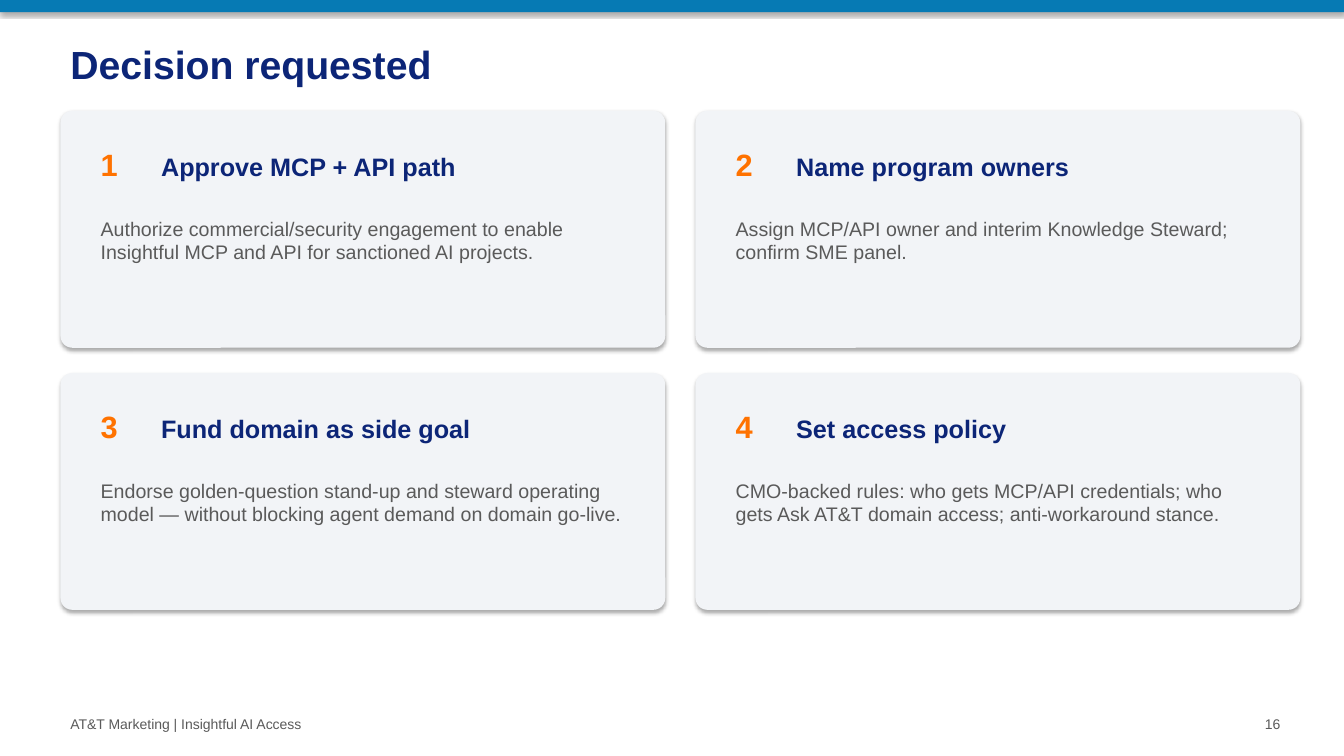
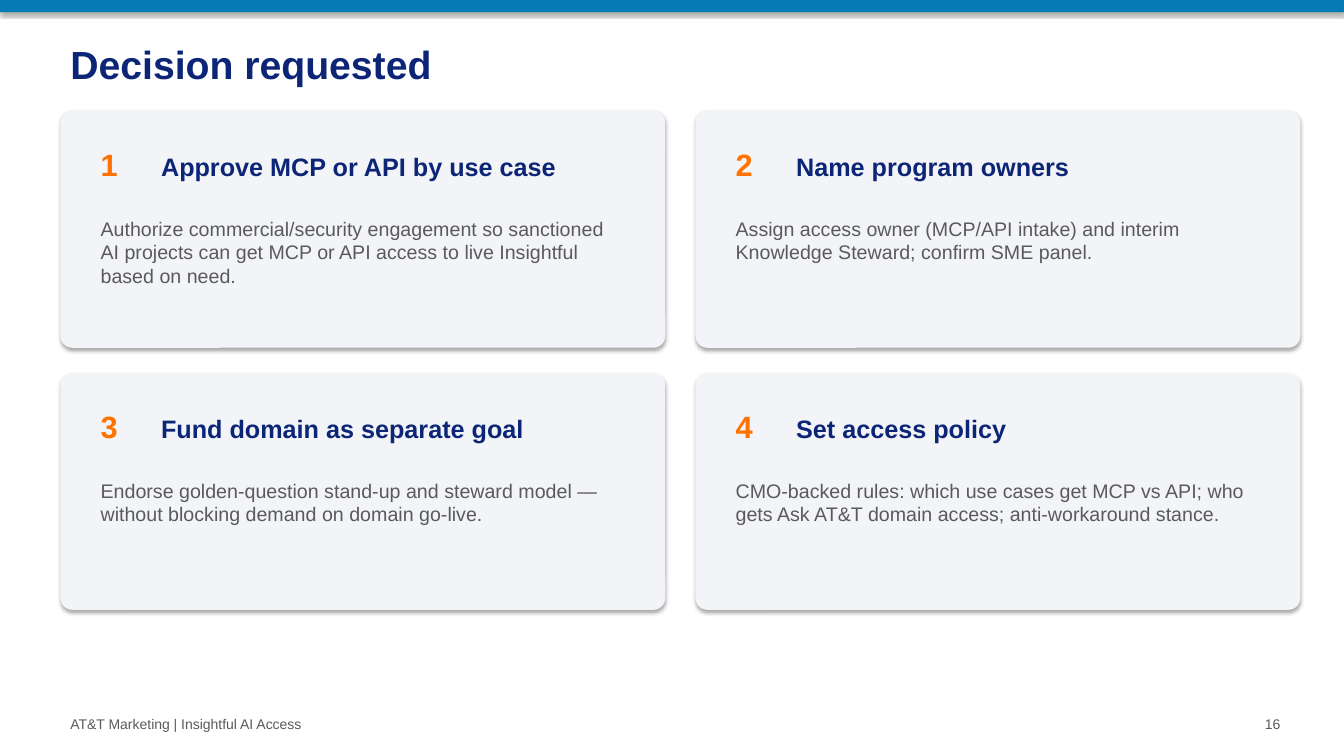
Before and after one commit to ChristophToth/ai-data-science-team, a slide deck: slide 16 of presentations/cmo-insightful-ai-access/CMO_Insightful_AI_Access_Recommendation.pptx. Drawn at 1344x756 pixels with LibreOffice and Linux fonts; fonts in the diff are those of the drawing. Boxes give left, top, right and bottom in pixels: in the first picture for what was removed or moved away, otherwise in the second. Text is boxed around its words. In the diff, an @@ line names an element or a change of style, - is before the commit and + after.

```diff
--- a/presentations/cmo-insightful-ai-access/CMO_Insightful_AI_Access_Recommendation.pptx
+++ b/presentations/cmo-insightful-ai-access/CMO_Insightful_AI_Access_Recommendation.pptx
@@ text at (x1=161, y1=157, x2=556, y2=182): text changed @@
-Approve MCP + API path
+Approve MCP or API by use case
@@ text at (x1=101, y1=222, x2=603, y2=283): text changed @@
-Authorize commercial/security engagement to enable Insightful MCP and API for sanctioned AI projects.
+Authorize commercial/security engagement so sanctioned AI projects can get MCP or API access to live Insightful based on need.
@@ text at (x1=736, y1=222, x2=1180, y2=263): text changed @@
-Assign MCP/API owner and interim Knowledge Steward; confirm SME panel.
+Assign access owner (MCP/API intake) and interim Knowledge Steward; confirm SME panel.
@@ text at (x1=161, y1=419, x2=524, y2=444): text changed @@
-Fund domain as side goal
+Fund domain as separate goal
@@ text at (x1=101, y1=484, x2=571, y2=525): text changed @@
-Endorse golden-question stand-up and steward operating model — without blocking agent demand on domain go-live.
+Endorse golden-question stand-up and steward model — without blocking demand on domain go-live.
@@ text at (x1=736, y1=484, x2=1244, y2=525): text changed @@
-CMO-backed rules: who gets MCP/API credentials; who gets Ask AT&T domain access; anti-workaround stance.
+CMO-backed rules: which use cases get MCP vs API; who gets Ask AT&T domain access; anti-workaround stance.
```
Also in this commit, not shown: 4 other slides changed, 4 other files.
